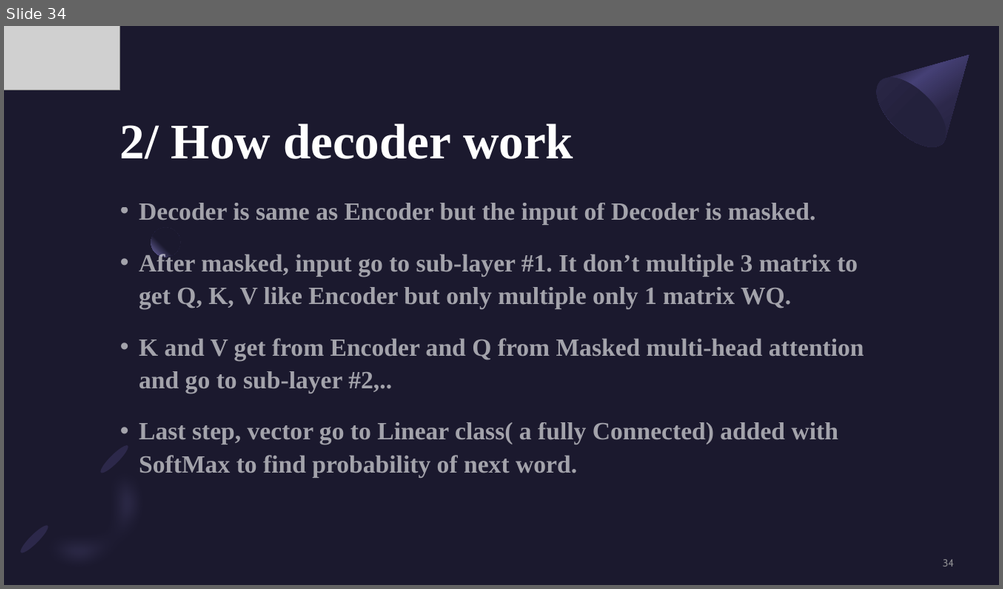
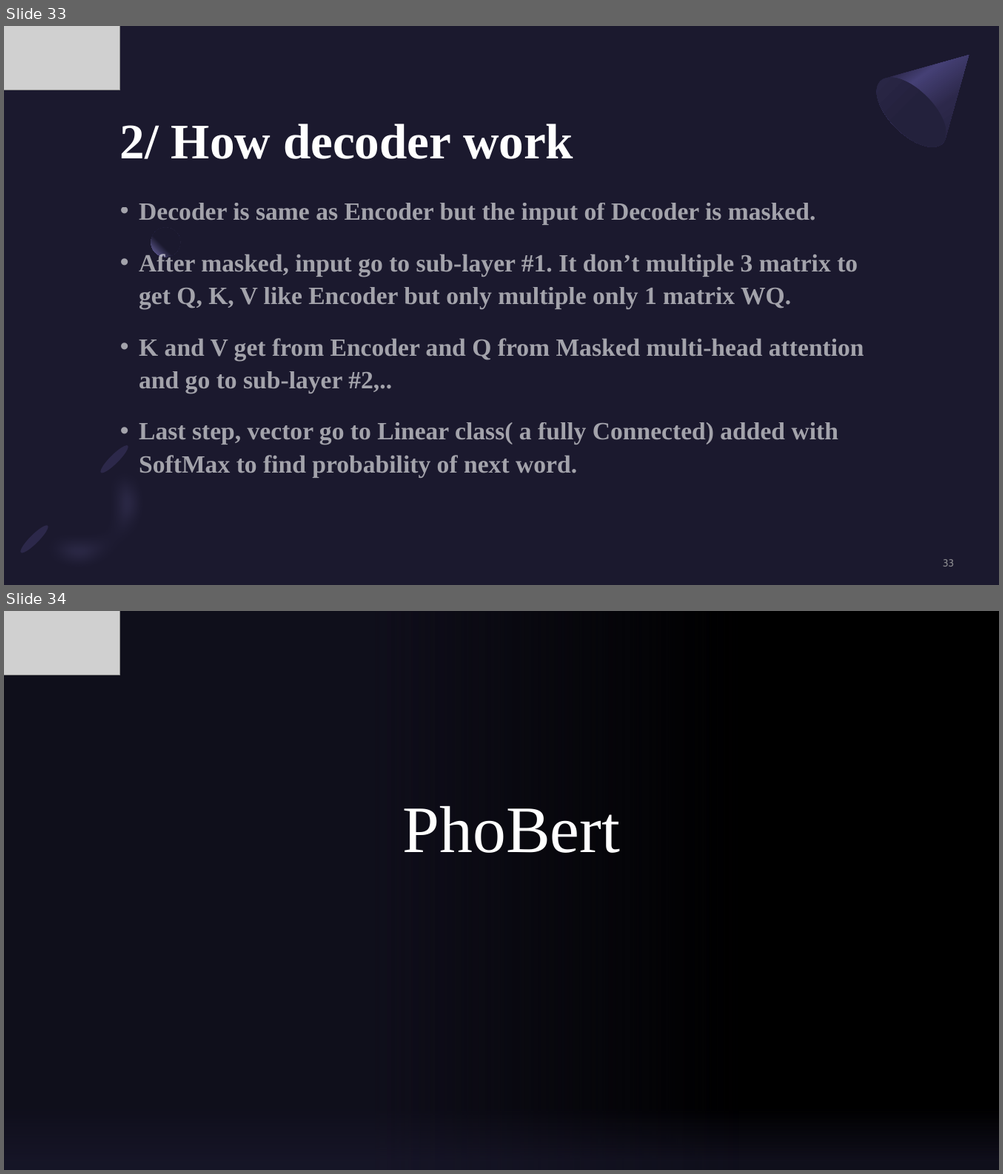
Before and after one commit to kiranes8c/CNTT2, a slide deck: DOC/Tuan 1 - Tìm hiểu machine translation.pptx. Shown one above the other, each under a label of ours: slide 34 before the commit, slides 33 and 34 after it. The pictures are 1003x589 and 1003x1174 pixels, drawn with LibreOffice and Linux fonts; fonts in the diff are those of the drawing; grey boxes stand for pictures; background and template pictures are left out. Boxes give left, top, right and bottom in pixels: in the first picture for what was removed or moved away, otherwise in the second. Text is boxed around its words. In the diff, an @@ line names an element or a change of style, - is before the commit and + after.

```diff
--- a/DOC/Tuan 1 - Tìm hiểu machine translation.pptx
+++ b/DOC/Tuan 1 - Tìm hiểu machine translation.pptx
@@ slide 34 added at bbox=[4, 611, 999, 1170], background picture (left out) @@
@@ rectangle added at bbox=[4, 611, 738, 1170], fill gradient #1B192E @@
@@ rectangle added at bbox=[4, 611, 999, 1170], fill #000000 @@
@@ rectangle added at bbox=[4, 611, 738, 1170], fill gradient #1B192E @@
@@ picture added at bbox=[4, 611, 119, 675] @@
@@ title added at bbox=[403, 806, 620, 853], 64 pt, text #FFFFFF @@
+PhoBert
@@ rectangle added at bbox=[4, 1082, 999, 1170], fill gradient #1B192E @@
@@ rectangle added at bbox=[4, 1082, 999, 1170], fill gradient #1B192E @@
@@ what was slide 34 is now slide 33 @@
@@ page number at bbox=[942, 560, 953, 567]: text changed @@
-34
+33
```
Also in this commit, not shown: 3 other slides added, 1 slide removed, 1 other file.
